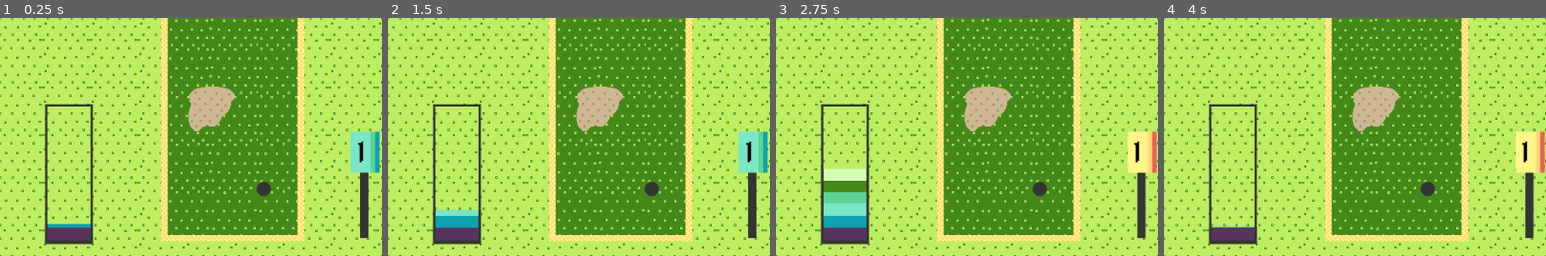
Above: before the commit, frames 1-4 (left to right).
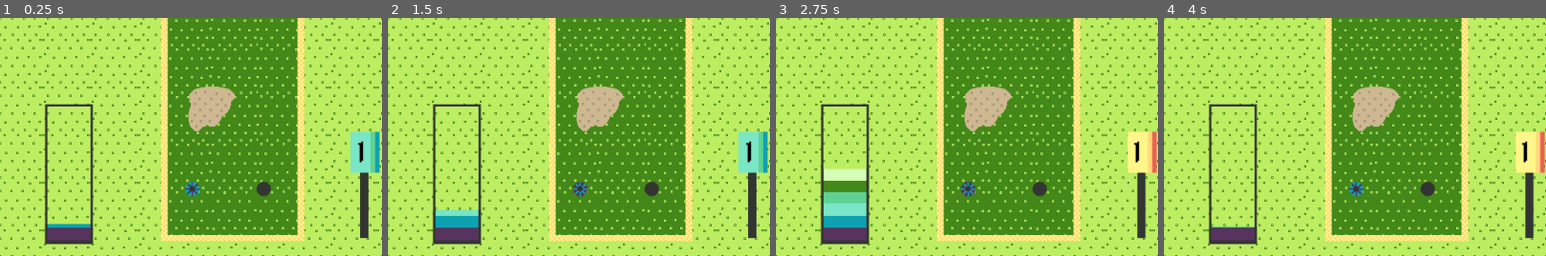
Above: after the commit, the same moments.

Repository: kenset/Par-One
Game: Godot game, scene res://PlayScene.tscn
Same seed, same stepped clock (60 frames per second), same inputs: the game is played once before the commit and once after it.
Inputs (mouse positions are % of the whole screen's width and height, from its top left):
- Up to frame 1 (0.25 s): no input
- Up to frame 2 (1.5 s): tap Enter at 0.5 s; move the mouse to (72, 45) at 0.52 s; hold H (hard_modifier) 0.53-1.28 s; move the mouse to (30, 55) at 1.27 s; tap Space (hit_golf_ball) at 1.35 s
- Up to frame 3 (2.75 s): move the mouse to (60, 28) at 2.02 s; hold 1 from 2.03 s (still down)
- Up to frame 4 (4 s): move the mouse to (45, 70) at 2.77 s; release 1 at 2.78 s; tap H (hard_modifier) at 2.85 s; move the mouse to (80, 65) at 3.52 s; tap Space (hit_golf_ball) at 3.6 s
The pictures show only the part of the screen within x 20-70%, y 35-85%; the shares and areas given below are measured in that part.

The runs differ from the first frame. In frame 1, 0.2% of the frame differs, in the area x 48-53%, y 68-76%; in frame 2, 0.2%; in frame 3, 0.2%; in frame 4, 0.2%.

Commit message:
Adds special hole to navigate to hard courses

Diff:
--- a/GolfBall.gd
+++ b/GolfBall.gd
@@ -47,7 +47,7 @@
 	emit_signal("screen_shake", 1.0, 0.1)
 	emit_signal("score_points", WALL_POINTS)
 
-func _on_hole_in_one():
+func _on_hole_in_one(is_special):
 	queue_free()
 
 func _on_entered_sand_trap():
--- a/Hole.gd
+++ b/Hole.gd
@@ -3,7 +3,12 @@
 signal score_points
 signal hole_in_one
 
+export var IS_SPECIAL = false
+
 func _ready():
+	if (IS_SPECIAL):
+		$NormalHole.hide()
+		$SpecialHole.show()
 	$Area2D.connect("body_entered", self, "_on_body_entered")
 
 #func _process(delta):
@@ -14,5 +19,8 @@
 	emit_signal("score_points", 1000)
 
 func hole_in_one():
-	$Audio.play(0.0)
-	emit_signal("hole_in_one")
+	if (IS_SPECIAL):
+		$SpecialHoleAudio.play()
+	else:
+		$NormalHoleAudio.play()
+	emit_signal("hole_in_one", IS_SPECIAL)
--- a/Hole.tscn
+++ b/Hole.tscn
@@ -1,10 +1,21 @@
-[gd_scene load_steps=5 format=2]
+[gd_scene load_steps=9 format=2]
 
 [ext_resource path="res://Hole.gd" type="Script" id=1]
 [ext_resource path="res://assets/course/hole.png" type="Texture" id=2]
 [ext_resource path="res://assets/sound_effects/hole_in_one.wav" type="AudioStream" id=3]
+[ext_resource path="res://assets/course/special_hole_01.png" type="Texture" id=4]
+[ext_resource path="res://assets/course/special_hole_02.png" type="Texture" id=5]
+[ext_resource path="res://assets/sound_effects/hole_in_one_special.wav" type="AudioStream" id=6]
 
 [sub_resource type="CircleShape2D" id=1]
+
+[sub_resource type="SpriteFrames" id=2]
+animations = [ {
+"frames": [ ExtResource( 4 ), ExtResource( 5 ) ],
+"loop": true,
+"name": "default",
+"speed": 7.0
+} ]
 
 [node name="Hole" type="Node2D"]
 script = ExtResource( 1 )
@@ -16,11 +27,21 @@
 position = Vector2( 10, 10 )
 shape = SubResource( 1 )
 
-[node name="Sprite" type="Sprite" parent="."]
+[node name="NormalHole" type="Sprite" parent="."]
 position = Vector2( 10.8186, 8.729 )
 scale = Vector2( 0.68, 0.68 )
 texture = ExtResource( 2 )
 offset = Vector2( -1.49246, -0.836833 )
 
-[node name="Audio" type="AudioStreamPlayer" parent="."]
+[node name="NormalHoleAudio" type="AudioStreamPlayer" parent="."]
 stream = ExtResource( 3 )
+
+[node name="SpecialHole" type="AnimatedSprite" parent="."]
+visible = false
+position = Vector2( 9.96489, 12.049 )
+scale = Vector2( 0.68, 0.68 )
+frames = SubResource( 2 )
+playing = true
+
+[node name="SpecialHoleAudio" type="AudioStreamPlayer" parent="."]
+stream = ExtResource( 6 )
--- a/PlayScene.gd
+++ b/PlayScene.gd
@@ -10,6 +10,7 @@
 var currentCourseNumber = 0
 var currentCourse: Node2D
 var confetti_scene = preload("res://Confetti.tscn")
+var go_to_hard_course = false
 
 func _ready():
 	self.connect("reset_power_meter", $PowerMeter, "_on_reset_power_meter")
@@ -48,6 +49,7 @@
 
 	var golfBall: Node2D = currentCourse.get_node("GolfBall")
 	var hole: Node2D = currentCourse.get_node("Hole")
+	var specialHole: Node2D = currentCourse.get_node("SpecialHole")
 
 	golfBall.connect("golf_ball_hit", $PowerMeter, "_on_golf_ball_hit")
 	golfBall.connect("golf_ball_stopped", self, "_on_golf_ball_stopped")
@@ -58,17 +60,26 @@
 	$CelebrationTimer.connect("timeout", self, "_on_celebration_timeout")
 	hole.connect("hole_in_one", golfBall, "_on_hole_in_one")
 	hole.connect("hole_in_one", self, "_on_hole_in_one")
+	if (specialHole != null):
+		specialHole.connect("hole_in_one", golfBall, "_on_hole_in_one")
+		specialHole.connect("hole_in_one", self, "_on_hole_in_one")
 
 	self.connect("score_points", $HighScore, "_on_score_points")
 	golfBall.connect("score_points", $HighScore, "_on_score_points")
 	hole.connect("score_points", $HighScore, "_on_score_points")
+	if (specialHole != null):
+		specialHole.connect("score_points", $HighScore, "_on_score_points")
 
 	currentCourse.find_node("GolfBall").add_to_group("golfBall")
 
 func _on_celebration_timeout():
-	loadNextCourse()
+	if (go_to_hard_course == true):
+		loadCourseWithCourseNumber(0, hardCourses)
+	else:
+		loadNextCourse()
 
 func _on_golf_ball_stopped():
+	go_to_hard_course = false
 	calculate_score()
 	loadNextCourse()
 
@@ -76,10 +87,14 @@
 	calculate_score()
 	loadNextCourse()
 
-func _on_hole_in_one():
+func _on_hole_in_one(is_special):
 	$CelebrationTimer.start()
 	var confetti = confetti_scene.instance()
-	confetti.set_global_position(currentCourse.get_node("Hole").get_global_position())
+	var confettiPosition = currentCourse.get_node("Hole").get_global_position()
+	if (is_special):
+		confettiPosition = currentCourse.get_node("SpecialHole").get_global_position()
+		go_to_hard_course = true
+	confetti.set_global_position(confettiPosition)
 	add_child(confetti)
 
 func calculate_score():
--- a/courses/Course_01.tscn
+++ b/courses/Course_01.tscn
@@ -89,3 +89,7 @@
 
 [node name="Sign" parent="." instance=ExtResource( 14 )]
 position = Vector2( 176, 88 )
+
+[node name="SpecialHole" parent="." instance=ExtResource( 13 )]
+position = Vector2( -64, 112 )
+IS_SPECIAL = true
Not shown, added: assets/course/sfx_sounds_hole in one 2.wav.import
Binary file added: assets/course/special_hole_01.png
Not shown, added: assets/course/special_hole_01.png.import
Binary file added: assets/course/special_hole_02.png
Not shown, added: assets/course/special_hole_02.png.import
Not shown, added: assets/sound_effects/hole_in_one_special.wav.import
Not shown, added: assets/course/sfx_sounds_hole in one 2.wav
Not shown, added: assets/sound_effects/hole_in_one_special.wav
